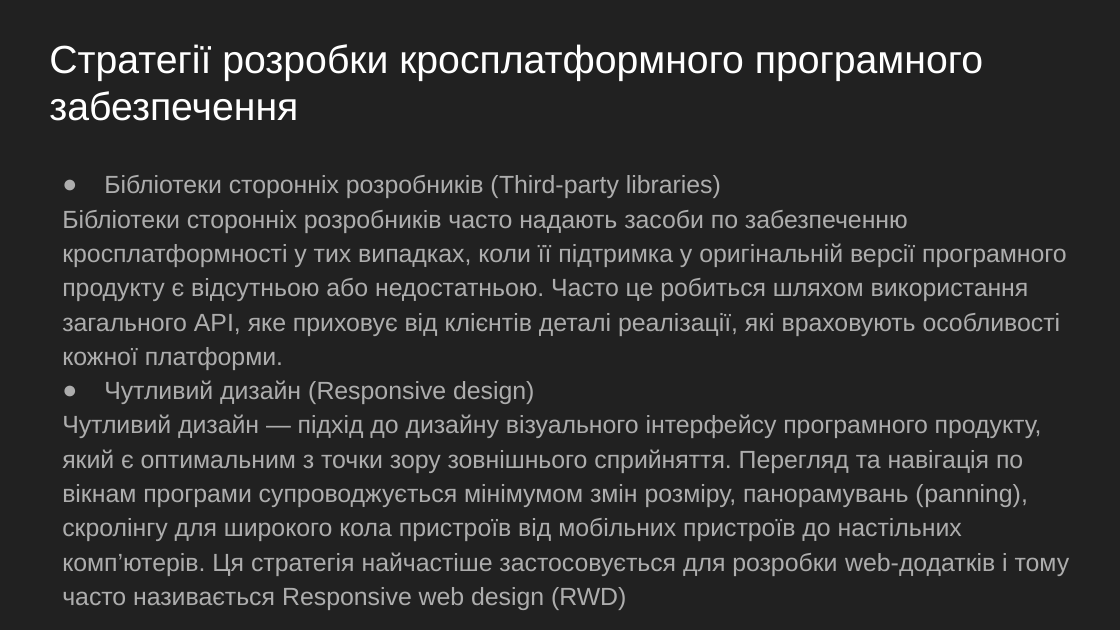
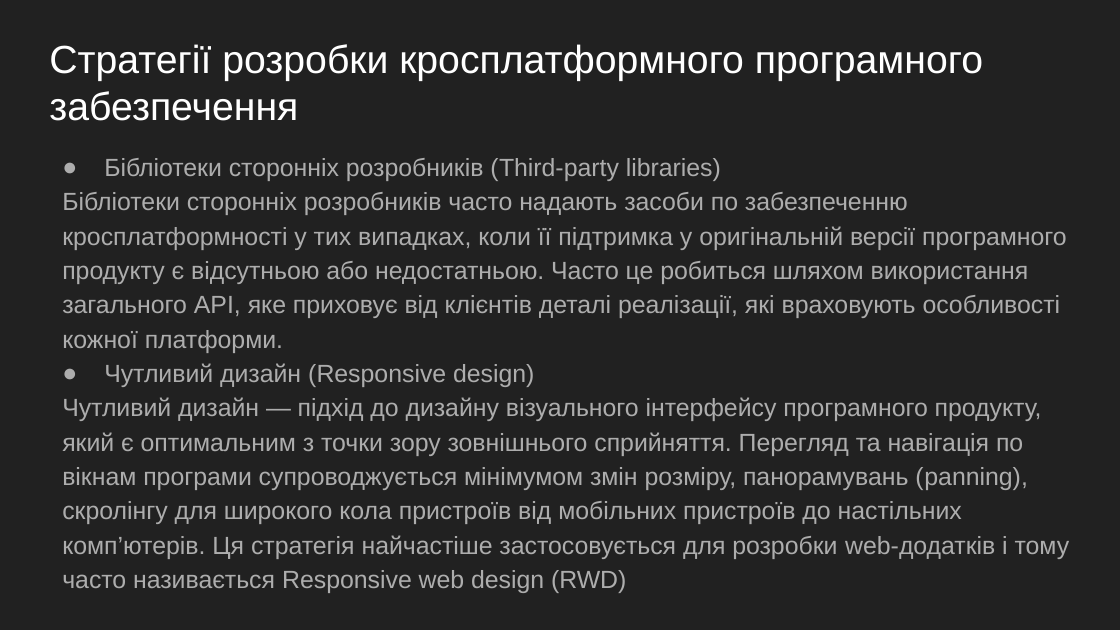
Before and after one commit to GeorgKantsedal/HeorhiiKantsedal.github.io, a slide deck: slide 10 of lectures materials/cross platform programming/pptx/0. Вступ.pptx. Drawn at 1120x630 pixels with LibreOffice and Linux fonts; fonts in the diff are those of the drawing. Boxes give left, top, right and bottom in pixels: in the first picture for what was removed or moved away, otherwise in the second. Text is boxed around its words. In the diff, an @@ line names an element or a change of style, - is before the commit and + after.

```diff
--- a/lectures materials/cross platform programming/pptx/0. Вступ.pptx
+++ b/lectures materials/cross platform programming/pptx/0. Вступ.pptx
@@ text "Бібліотеки сторонніх розробників (Third-party libraries)": place and size @@
-text "Бібліотеки сторонніх розробників (Third-party libraries)" at bbox=[62, 175, 1070, 610]
+text "Бібліотеки сторонніх розробників (Third-party libraries)" at bbox=[62, 158, 1070, 593]
```
Also in this commit, not shown: 1 other file.
